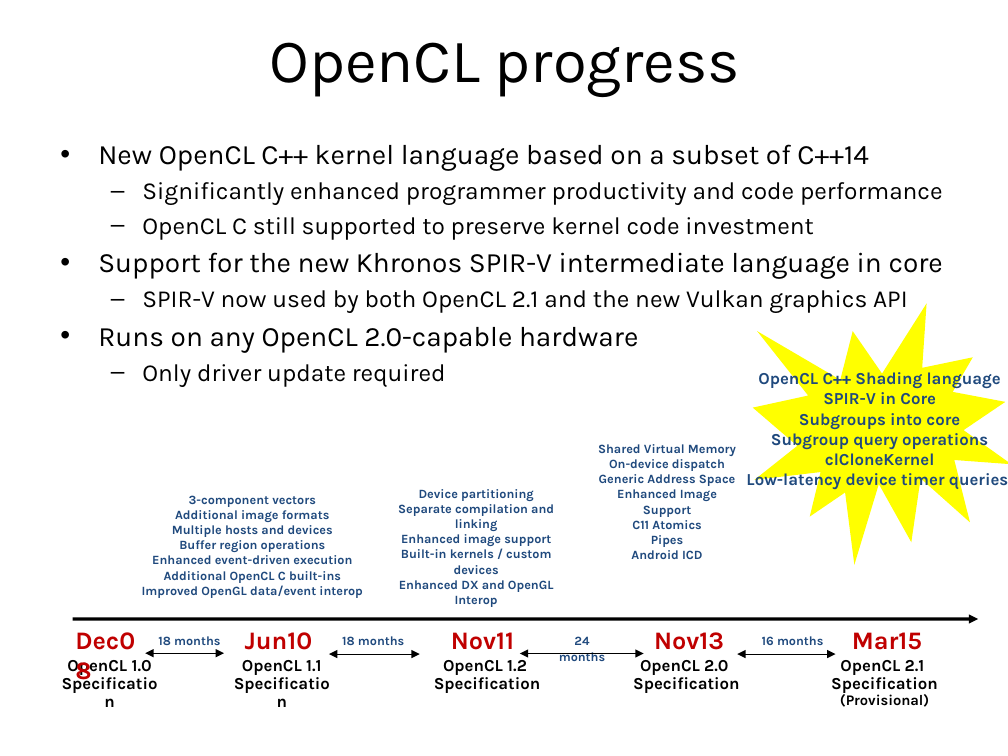
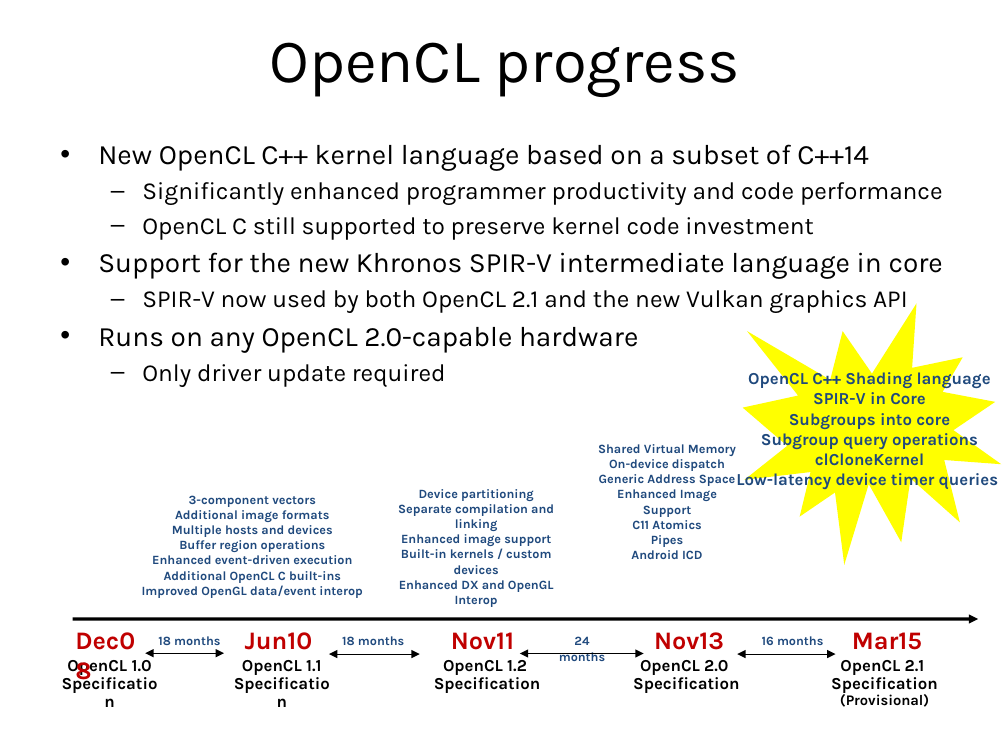
Before and after one commit to UoB-HPC/opencl-training-code, a slide deck: slide 11 of slides/advanced_intro.pptx. Drawn at 1008x756 pixels with LibreOffice and Linux fonts; fonts in the diff are those of the drawing. Boxes give left, top, right and bottom in pixels: in the first picture for what was removed or moved away, otherwise in the second. Text is boxed around its words. In the diff, an @@ line names an element or a change of style, - is before the commit and + after.

```diff
--- a/slides/advanced_intro.pptx
+++ b/slides/advanced_intro.pptx
@@ irregular seal: place and size @@
-irregular seal at (753,303,1008,564)
+irregular seal at (743,303,1002,564)
@@ text "OpenCL C++ Shading language": place and size @@
-text "OpenCL C++ Shading language" at (746,369,1008,490)
+text "OpenCL C++ Shading language" at (736,369,998,490)
```
Also in this commit, not shown: 1 other slide changed.
